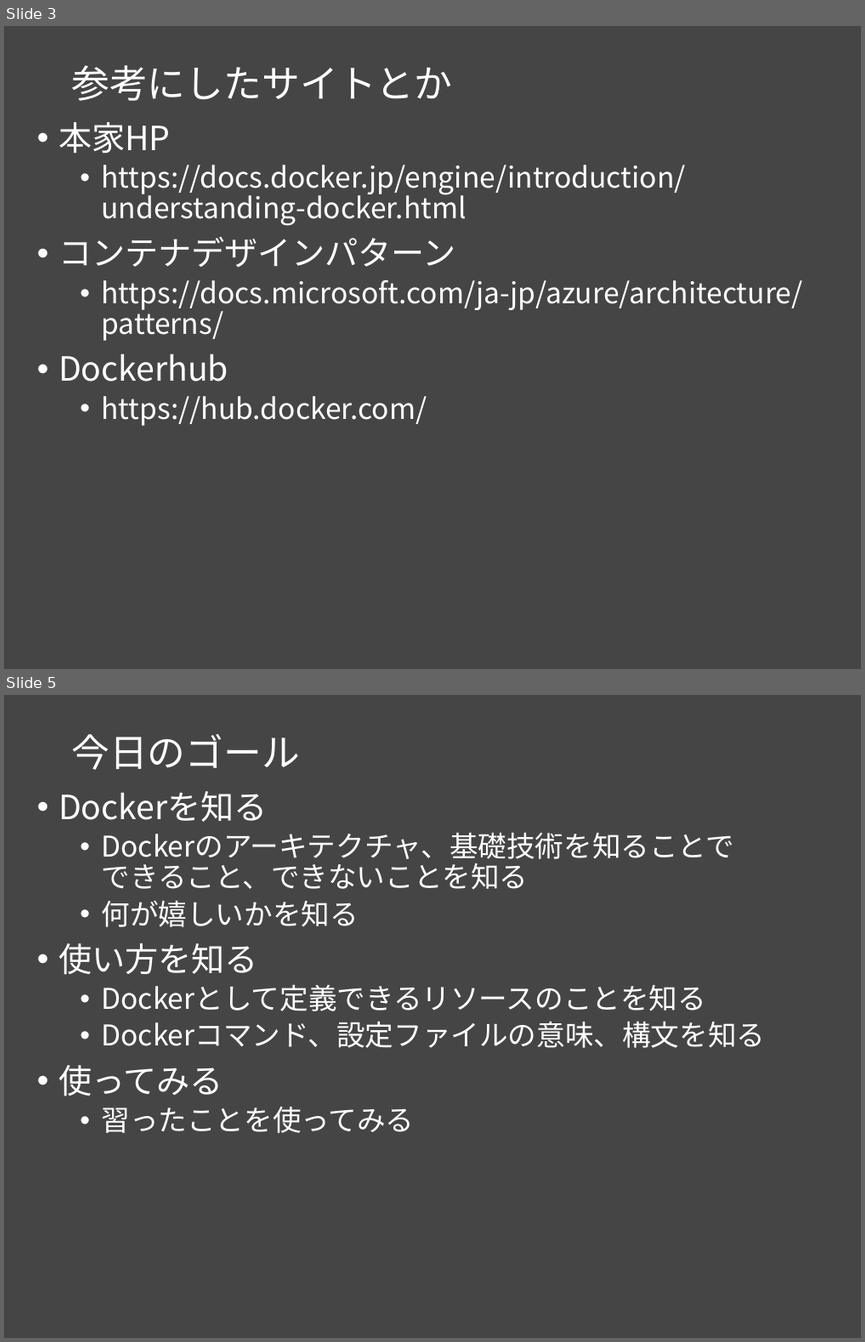
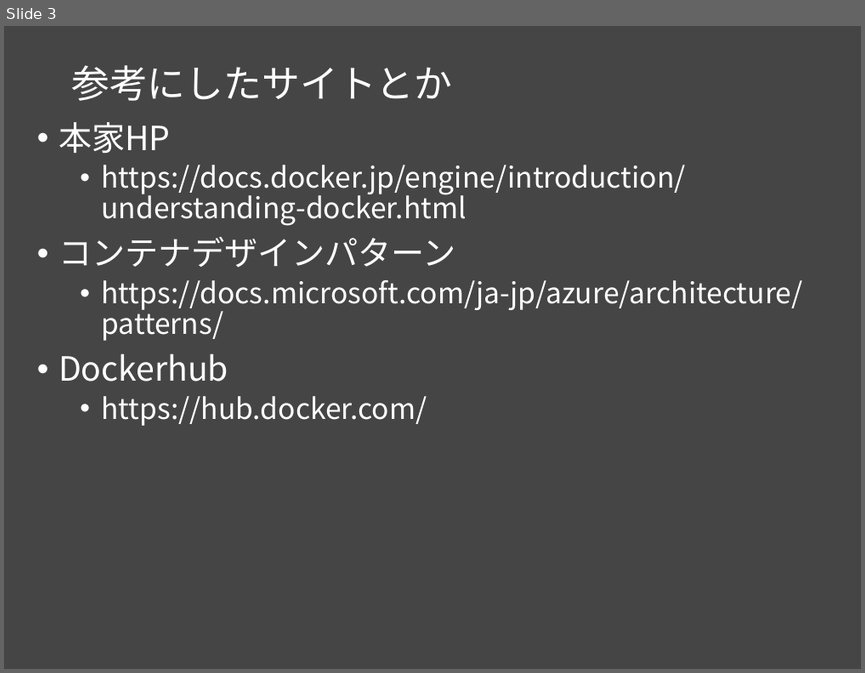
Before and after one commit to msntts/workshop_docker, a slide deck: docker勉強会Vol1.pptx. Shown one above the other, each under a label of ours: slides 3 and 5 before the commit, slide 3 after it; the slides between them are not shown. The pictures are 865x1342 and 865x673 pixels, drawn with LibreOffice and Linux fonts; fonts in the diff are those of the drawing. Boxes give left, top, right and bottom in pixels: in the first picture for what was removed or moved away, otherwise in the second. Text is boxed around its words. In the diff, an @@ line names an element or a change of style, - is before the commit and + after.

Commit message:
だいぶ作った。あとはネットワークとハンズオン

```diff
--- a/docker勉強会Vol1.pptx
+++ b/docker勉強会Vol1.pptx
@@ slide 5 removed at [4,695,861,1338], background #454545 @@
@@ title removed at [71,734,300,770] @@
-今日のゴール
@@ text removed at [58,791,765,1133] @@
-• Dockerを知る
-  • Dockerのアーキテクチャ、基礎技術を知ることで
-    できること、できないことを知る
-  • 何が嬉しいかを知る
-• 使い方を知る
-  • Dockerとして定義できるリソースのことを知る
-  • Dockerコマンド、設定ファイルの意味、構文を知る
-• 使ってみる
-  • 習ったことを使ってみる
```
Also in this commit, not shown: 8 slides changed, 14 slides added.
